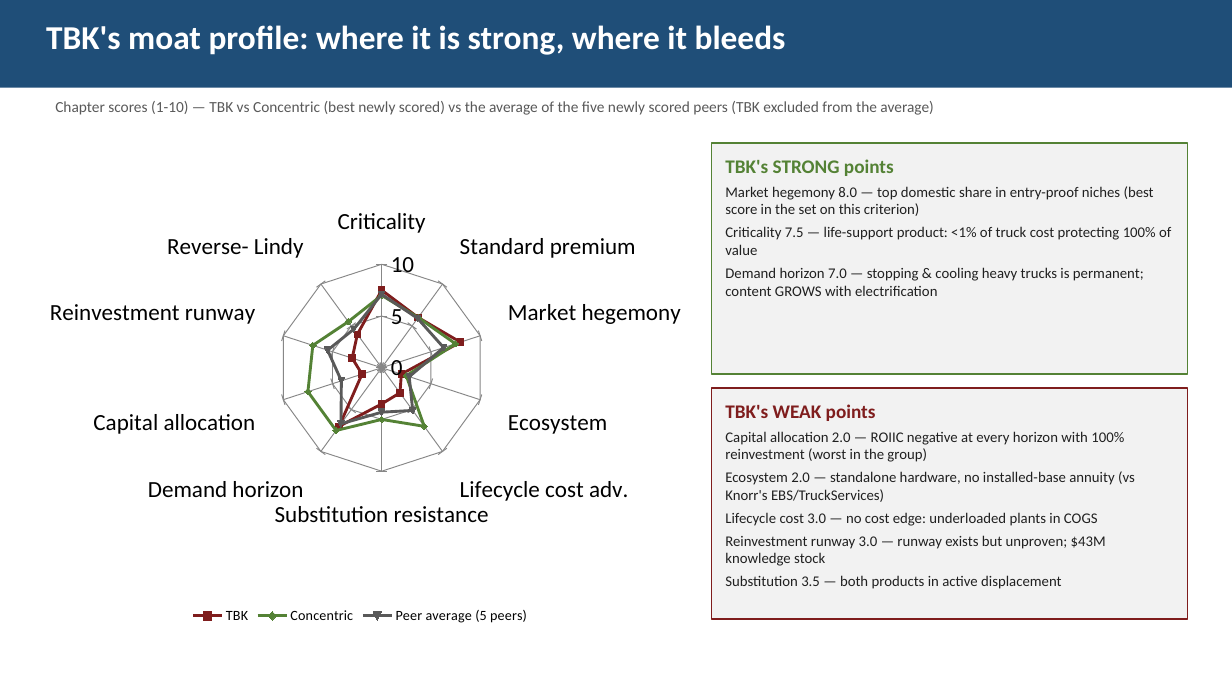
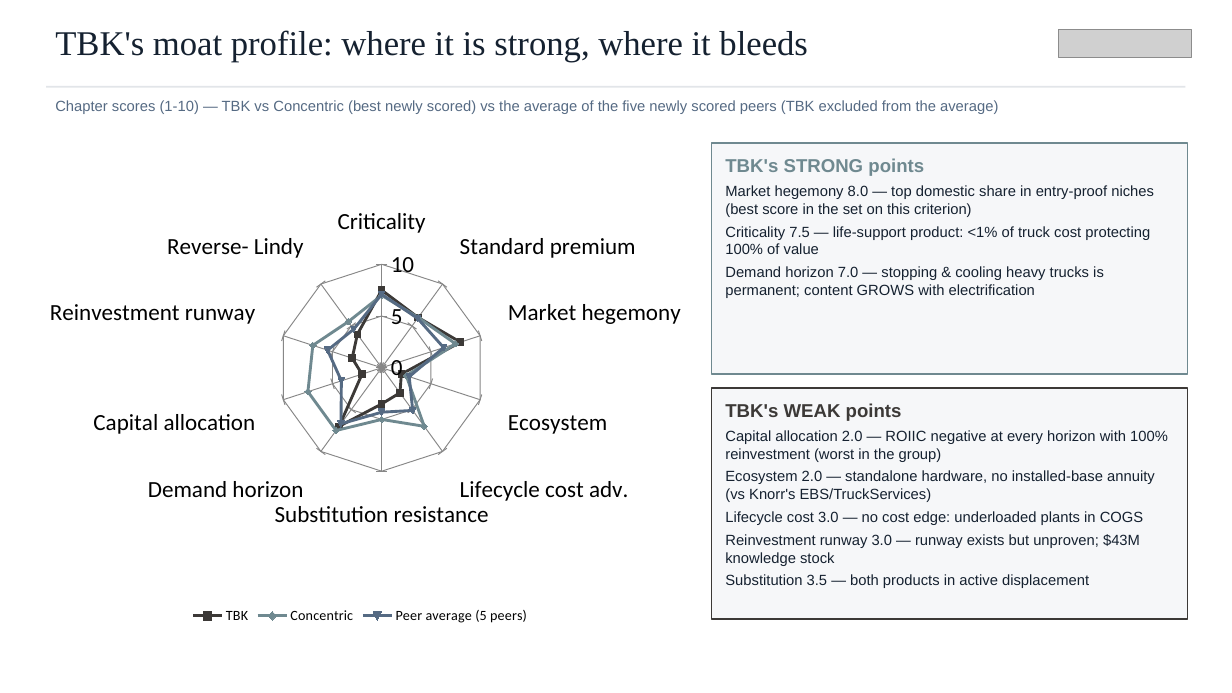
Before and after one commit to charette-lab/Claude, a slide deck: slide 24 of TBK_rd_gap_slides.pptx. Drawn at 1232x693 pixels with LibreOffice and Linux fonts; fonts in the diff are those of the drawing; grey boxes stand for pictures. Boxes give left, top, right and bottom in pixels: in the first picture for what was removed or moved away, otherwise in the second. Text is boxed around its words. In the diff, an @@ line names an element or a change of style, - is before the commit and + after.

```diff
--- a/TBK_rd_gap_slides.pptx
+++ b/TBK_rd_gap_slides.pptx
@@ text "TBK's moat profile: where it ...": place and size @@
-text "TBK's moat profile: where it ..." at box(0, 0, 1232, 88)
+text "TBK's moat profile: where it ..." at box(55, 30, 807, 62)
@@ text "TBK's moat profile: where it ..." at box(55, 30, 807, 62): size 26 to 27 pt, font Calibri to Times New Roman, text colour #FFFFFF to #152130, bold off; fill #1F4E78 to none @@
@@ picture added at box(1058, 30, 1192, 57) @@
@@ rectangle added at box(46, 86, 1186, 88), fill #E2E5E9 @@
@@ text "Chapter scores (1-10) — TBK ..." at box(55, 100, 998, 114): size 12 to 11.5 pt, font Calibri to Arial, text colour #595959 to #556A83 @@
@@ radar chart at box(37, 139, 684, 628) @@
@@ colour of TBK #7F1D1D to #3C3937 @@
@@ colour of Concentric #548235 to #6F8990 @@
@@ colour of Peer average (5 peers) #595959 to #556A83 @@
@@ rectangle "TBK's STRONG points" at box(712, 143, 1188, 374): size 15 to 14.5 pt, text colour #548235 to #6F8990 in "TBK's STRONG points"; font Calibri to Arial, text colour #202020 to #152130; fill #F2F2F2 to #F6F7F9; outline #548235 1.25 pt to #6F8990 1.25 pt @@
@@ rectangle "TBK's WEAK points" at box(712, 388, 1188, 619): size 15 to 14.5 pt, text colour #7F1D1D to #3C3937 in "TBK's WEAK points"; font Calibri to Arial, text colour #202020 to #152130; fill #F2F2F2 to #F6F7F9; outline #7F1D1D 1.25 pt to #3C3937 1.25 pt @@
```
Also in this commit, not shown: 26 other slides changed, 3 other files.
